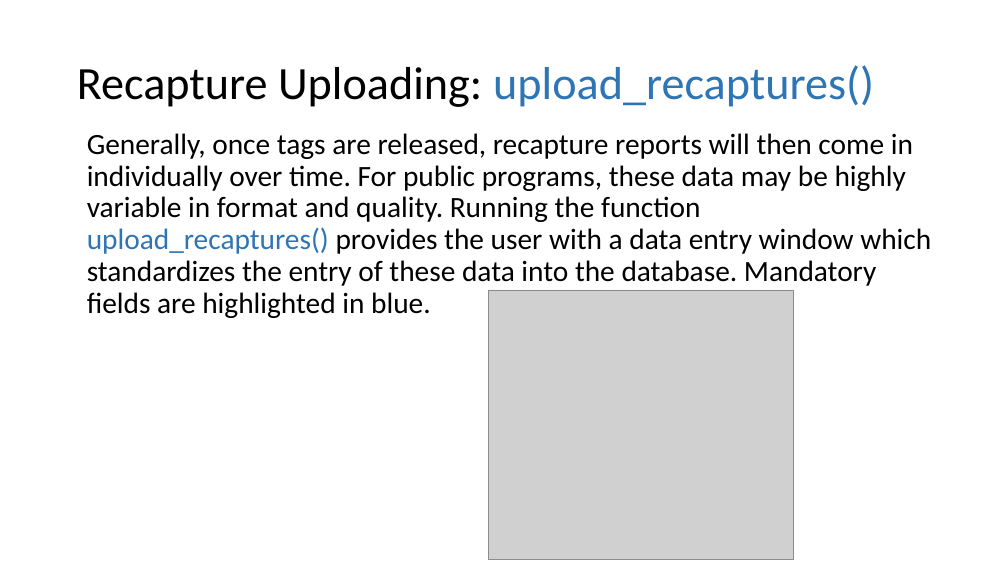
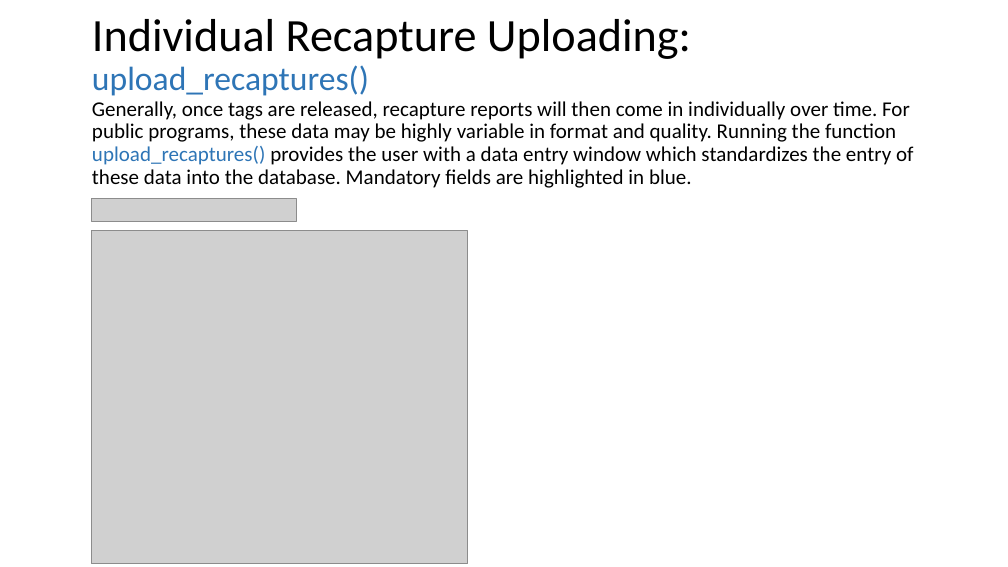
Before and after one commit to LobsterScience/LobTag2, a slide deck: slide 19 of data/user_guide.pptx (slide 17 before the commit). Drawn at 1008x567 pixels with LibreOffice and Linux fonts; fonts in the diff are those of the drawing; grey boxes stand for pictures. Boxes give left, top, right and bottom in pixels: in the first picture for what was removed or moved away, otherwise in the second. Text is boxed around its words. In the diff, an @@ line names an element or a change of style, - is before the commit and + after.

Commit message:
updates to user guide

```diff
--- a/data/user_guide.pptx
+++ b/data/user_guide.pptx
@@ title at (92, 19, 691, 96): text changed @@
-Recapture Uploading: upload_recaptures()
+Individual Recapture Uploading: upload_recaptures()
@@ text "Generally, once tags are released, ...": place and size @@
-text "Generally, once tags are released, ..." at (87, 133, 931, 318)
+text "Generally, once tags are released, ..." at (92, 101, 914, 188)
@@ text "Generally, once tags are released, ..." at (92, 101, 914, 188): size 28 to 20 pt @@
@@ picture added at (91, 198, 296, 221) @@
@@ picture: place and size @@
-picture at (488, 290, 794, 560)
+picture at (91, 231, 468, 563)
```
Also in this commit, not shown: 18 other slides changed, 3 slides added, 2 other files.
